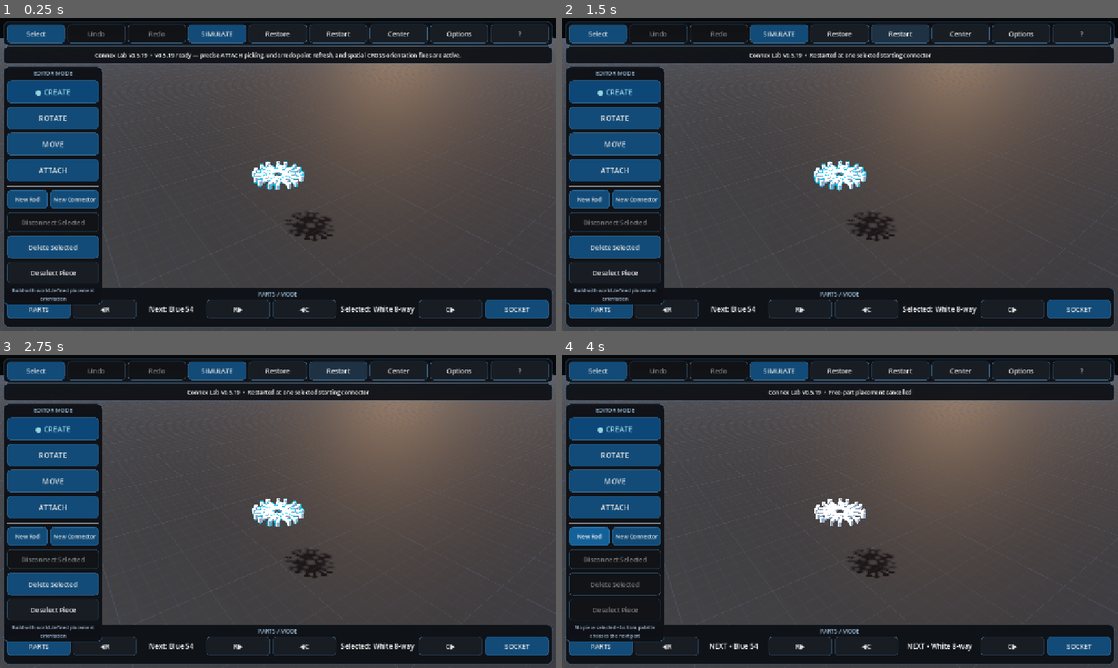
Above: before the commit, frames 1-4 (two rows, left to right).
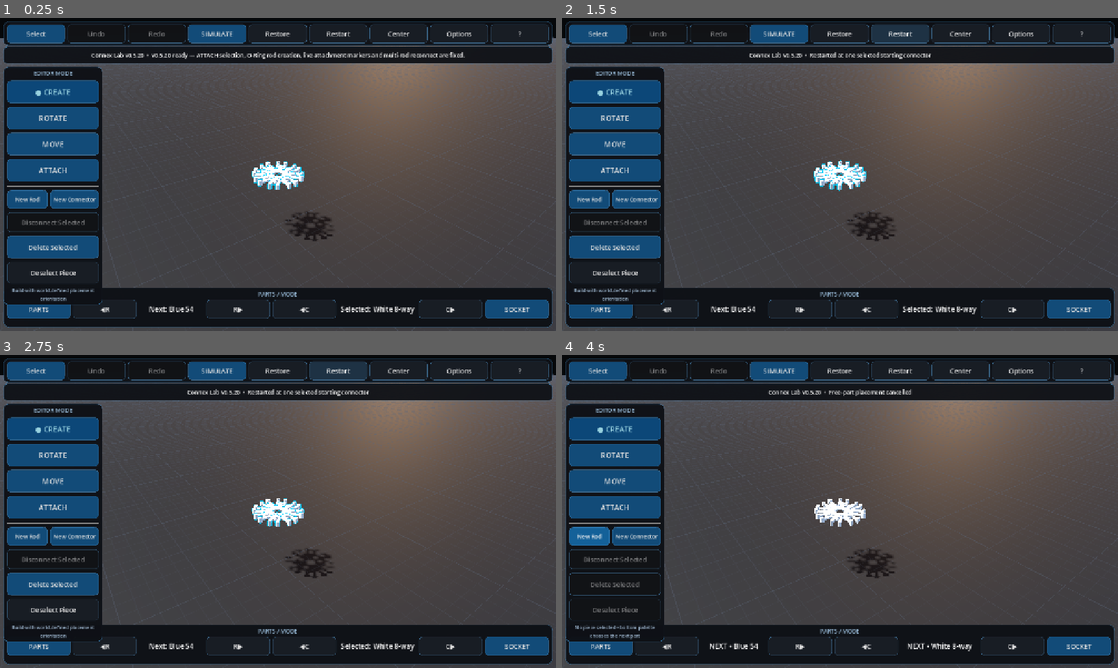
Above: after the commit, the same moments.

Repository: pixel375/connex
Game: Godot game, scene res://Main.tscn
Two runs of this game, one before a commit and one after it. Both use one fixed random seed, a clock stepped at 60 frames per second and the inputs below.
Inputs:
- Up to frame 1 (0.25 s): no input
- Up to frame 2 (1.5 s): click "Restart" at 0.5 s; click "Restart" at 1.25 s
- Up to frame 3 (2.75 s): click "Restart" at 2 s
- Up to frame 4 (4 s): click "New Rod" at 2.75 s; click "● New Rod" at 3.5 s

The runs differ from the first frame. In frame 1, 0.7% of the frame differs, in the area x 16-84%, y 10-14%; in frame 2, less than 0.1%; in frame 3, less than 0.1%; in frame 4, less than 0.1%.

Commit message:
Promote v0.5.20 runtime

Diff:
--- a/Main.tscn
+++ b/Main.tscn
@@ -1,11 +1,12 @@
 [gd_scene load_steps=3 format=3]
 
+; v0.5.20 ATTACH selection, O-Ring rod creation, live marker and reconnect runtime: res://scripts/main_v076.gd
 ; v0.5.19 precise ATTACH picking, Undo marker refresh and spatial CROSS orientation: res://scripts/main_v075.gd
 ; v0.5.18 legacy AXLE healing and inverse CROSS rod slide runtime: res://scripts/main_v074.gd
 ; v0.5.17 deterministic AXLE/CROSS stop and save-load runtime: res://scripts/main_v073.gd
 ; v0.5.16 simplified physical O-Ring runtime: res://scripts/main_v071.gd
 ; v0.5.14 O-Ring lineage marker: res://scripts/main_v069.gd
-[ext_resource type="Script" path="res://scripts/main_v075.gd" id="1_main"]
+[ext_resource type="Script" path="res://scripts/main_v076.gd" id="1_main"]
 [ext_resource type="Script" path="res://scripts/physics_slider_fix_v052.gd" id="2_physics_fix"]
 
 [node name="Main" type="Node3D"]
